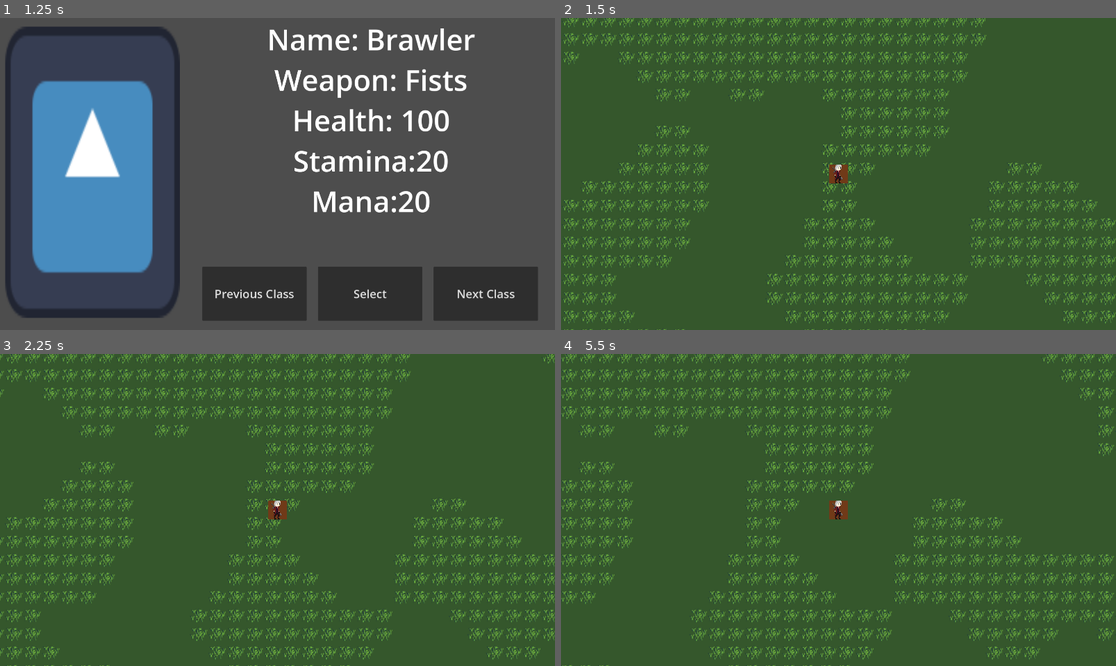
Above: before the commit, frames 1-4 (two rows, left to right).
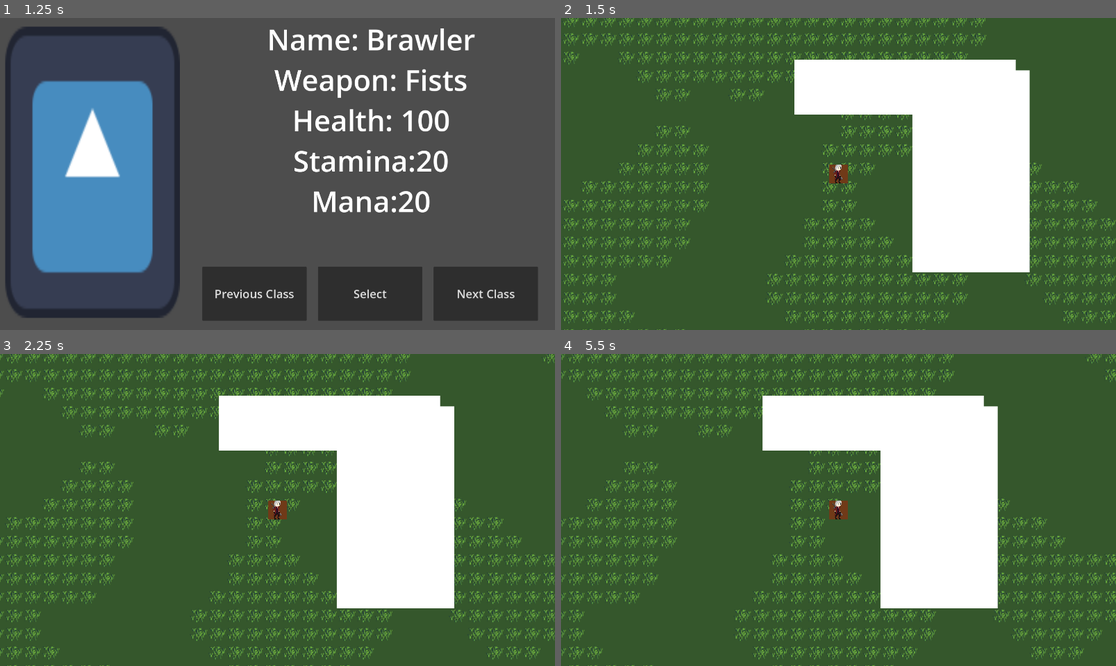
Above: after the commit, the same moments.

Repository: OwenFrakes/PBP.OJJ_RPG
Game: Godot game, scene res://Scenes/titleScreen.tscn
The game is run twice, just before and just after one commit, with the same random seed, the same clock (stepped at 60 frames per second) and the same inputs. The engine's default icon, where the game draws it, is replaced by a stand-in: a white triangle on a blue panel in a dark square.
Inputs (mouse positions are in pixels of both pictures, inside the frame that each line leads up to):
- Up to frame 1 (1.25 s): click "Start Game" at 0.5 s
- Up to frame 2 (1.5 s): click "Select" at 1.25 s
- Up to frame 3 (2.25 s): tap Enter at 2 s; move the mouse to (399, 494) at 2.02 s; hold D (Right) from 2.03 s (still down)
- Up to frame 4 (5.5 s): move the mouse to (727, 525) at 2.77 s; release D (Right) at 2.78 s; hold S (Down) 2.78-3.53 s; move the mouse to (894, 441) at 3.52 s; hold D (Right) 3.53-4.28 s; move the mouse to (810, 572) at 4.27 s; hold W (Up) 4.28-5.03 s; move the mouse to (1005, 556) at 5.02 s; hold A (Left) from 5.03 s (still down)

Frame 1 is identical in both runs. In frame 2, 18% of the frame differs, in the area x 42-85%, y 13-82%; in frame 3, 18%; in frame 4, 31%, in the area x 0-100%, y 0-100%.

Commit message:
New Wall node + Changed player and enemy collisions

Diff:
--- a/pbp.ojj_rpg/Scenes/world.tscn
+++ b/pbp.ojj_rpg/Scenes/world.tscn
@@ -1,6 +1,5 @@
-[gd_scene load_steps=19 format=4 uid="uid://d4gy4cuq2fxdt"]
-
-[ext_resource type="Texture2D" uid="uid://cgc33x27pb7f0" path="res://Resources/Tiles/TilePictures/GrassyTile-64.png.png" id="1_2uw6j"]
+[gd_scene load_steps=21 format=4 uid="uid://d4gy4cuq2fxdt"]
+
 [ext_resource type="Script" path="res://Scripts/enemy_2.gd" id="1_6iywq"]
 [ext_resource type="Script" path="res://Scripts/player_body.gd" id="1_sauk2"]
 [ext_resource type="Texture2D" uid="uid://cnv823cj7vo3p" path="res://Resources/Tiles/TilePictures/GreenTile.png" id="2_3e5v3"]
@@ -8,16 +7,18 @@
 [ext_resource type="TileSet" uid="uid://bslv4e41bebif" path="res://Resources/Tiles/SuperTileAtlas.tres" id="2_rkuw8"]
 [ext_resource type="Texture2D" uid="uid://bcvg07sc80vv" path="res://Resources/Tiles/TilePictures/GrassyTile.png" id="3_7myob"]
 [ext_resource type="Script" path="res://Scripts/generation.gd" id="4_31yte"]
+[ext_resource type="Texture2D" uid="uid://wxkuqncnr1qe" path="res://Resources/icon.svg" id="4_ikl6f"]
 [ext_resource type="Script" path="res://Scripts/pause_menu.gd" id="5_awuil"]
 [ext_resource type="Script" path="res://Scenes/inventory.gd" id="6_68pg1"]
 [ext_resource type="Script" path="res://Scripts/battle_master.gd" id="7_8l8pn"]
 [ext_resource type="Theme" uid="uid://d8wjfefy1skg" path="res://Resources/Themes/PlayerMenu.tres" id="9_m6iir"]
-
-[sub_resource type="RectangleShape2D" id="RectangleShape2D_gjmx1"]
-size = Vector2(64, 64)
-
-[sub_resource type="RectangleShape2D" id="RectangleShape2D_cgvv3"]
-size = Vector2(64, 64)
+[ext_resource type="Script" path="res://Scripts/wall.gd" id="13_xntkt"]
+
+[sub_resource type="CircleShape2D" id="CircleShape2D_imiv7"]
+radius = 32.0
+
+[sub_resource type="CircleShape2D" id="CircleShape2D_jpw16"]
+radius = 32.0
 
 [sub_resource type="StyleBoxFlat" id="StyleBoxFlat_ofps5"]
 bg_color = Color(0.690236, 0.584584, 0.393931, 1)
@@ -36,6 +37,9 @@
 tile_size = Vector2i(32, 32)
 sources/0 = SubResource("TileSetAtlasSource_i3ao1")
 sources/1 = SubResource("TileSetAtlasSource_5s2pl")
+
+[sub_resource type="QuadMesh" id="QuadMesh_pays5"]
+size = Vector2(100, 100)
 
 [node name="Node2D" type="Node2D"]
 
@@ -63,11 +67,12 @@
 script = ExtResource("1_6iywq")
 
 [node name="CollisionShape2D" type="CollisionShape2D" parent="NewEnemy"]
-shape = SubResource("RectangleShape2D_gjmx1")
+shape = SubResource("CircleShape2D_imiv7")
 
 [node name="Sprite2D" type="Sprite2D" parent="NewEnemy"]
 texture_filter = 1
-texture = ExtResource("1_2uw6j")
+scale = Vector2(0.5, 0.5)
+texture = ExtResource("4_ikl6f")
 
 [node name="Player" type="CharacterBody2D" parent="."]
 position = Vector2(2239, 1267)
@@ -76,7 +81,7 @@
 picture = "res://Resources/Character/dante.png"
 
 [node name="CollisionShape2D" type="CollisionShape2D" parent="Player"]
-shape = SubResource("RectangleShape2D_cgvv3")
+shape = SubResource("CircleShape2D_jpw16")
 
 [node name="PlayerCamera" type="Camera2D" parent="Player"]
 z_index = 25
@@ -259,6 +264,18 @@
 offset_bottom = 101.0
 text = "PLAYER :"
 
+[node name="Wall" type="MeshInstance2D" parent="."]
+position = Vector2(2469, 966)
+scale = Vector2(7.65, 1.89)
+mesh = SubResource("QuadMesh_pays5")
+script = ExtResource("13_xntkt")
+
+[node name="Wall2" type="MeshInstance2D" parent="."]
+position = Vector2(2697.25, 1257.75)
+scale = Vector2(4.065, 6.995)
+mesh = SubResource("QuadMesh_pays5")
+script = ExtResource("13_xntkt")
+
 [connection signal="pressed" from="Player/PauseMenu/ResumeBtn" to="Player" method="pauseMenu"]
 [connection signal="pressed" from="Player/PauseMenu/MainMenuBtn" to="Player" method="mainMenu"]
 [connection signal="pressed" from="Player/PauseMenu/QuitBtn" to="Player" method="quitGame"]
--- /dev/null
+++ b/pbp.ojj_rpg/Scripts/wall.gd
@@ -0,0 +1,23 @@
+class_name Wall
+extends MeshInstance2D
+
+var static_body_node
+var collision_node
+
+# Called when the node enters the scene tree for the first time.
+func _ready() -> void:
+	static_body_node = StaticBody2D.new()
+	add_child(static_body_node)
+
+	var collision_size_x = mesh.size.x
+	var collision_size_y = mesh.size.y
+
+	collision_node = CollisionShape2D.new()
+	collision_node.shape = RectangleShape2D.new()
+	collision_node.shape.size = Vector2(collision_size_x, collision_size_y)
+	static_body_node.add_child(collision_node)
+
+
+# Called every frame. 'delta' is the elapsed time since the previous frame.
+func _process(delta: float) -> void:
+	pass
